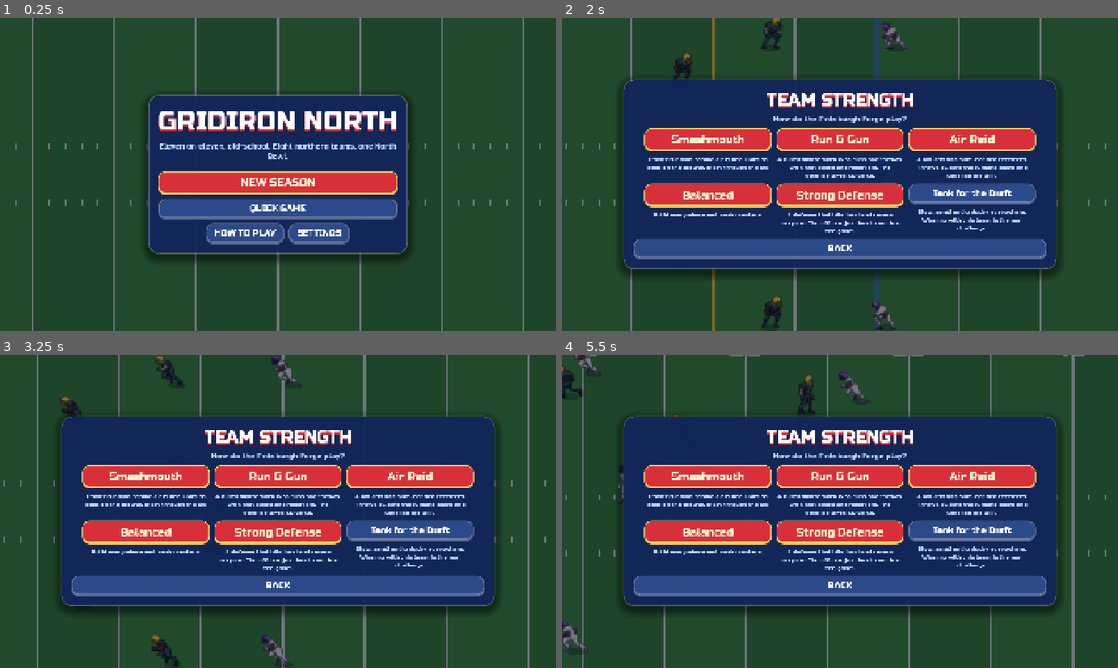
Above: before the commit, frames 1-4 (two rows, left to right).
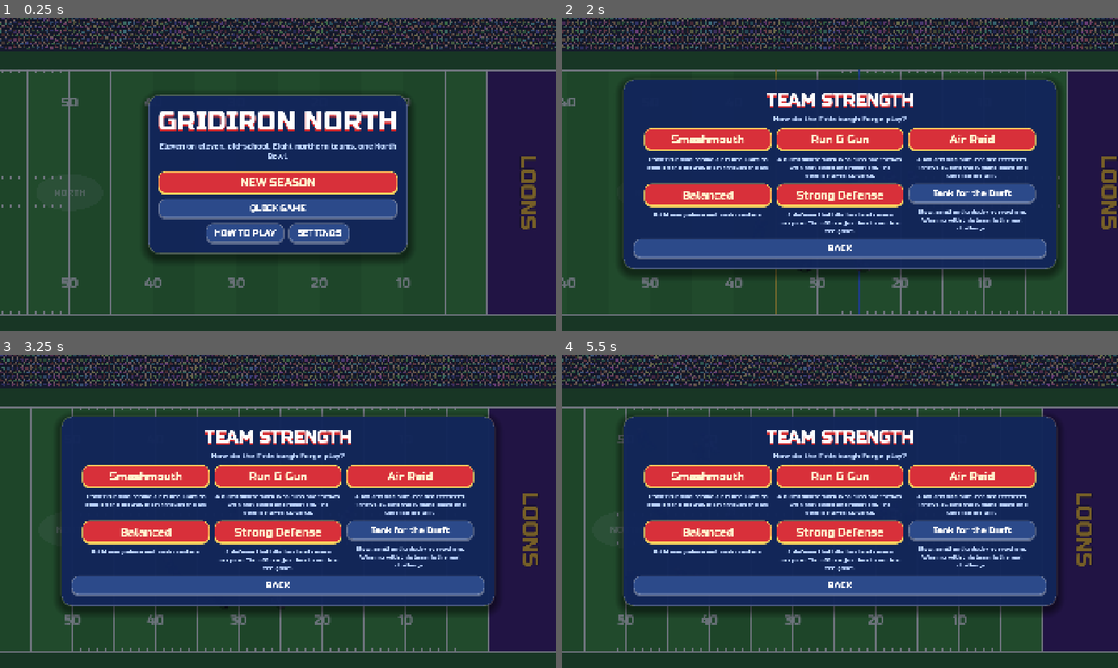
Above: after the commit, the same moments.

Repository: barnes1084/football
Game: Godot game, scene res://scenes/main.tscn
The game is run twice, just before and just after one commit, with the same random seed, the same clock (stepped at 60 frames per second) and the same inputs.
Inputs (mouse positions are in pixels of both pictures, inside the frame that each line leads up to):
- Up to frame 1 (0.25 s): no input
- Up to frame 2 (2 s): click "NEW SEASON" at 0.5 s; tap Enter at 1.25 s; move the mouse to (962, 158) at 1.27 s; hold D from 1.28 s (still down); tap P at 1.35 s; click (962, 158) at 1.42 s; tap Space at 1.52 s
- Up to frame 3 (3.25 s): release D at 2 s; drag from (166, 527) to (250, 574) at 2.02 s; move the mouse to (333, 442) at 2.77 s; hold D from 2.78 s (still down); tap Enter at 2.85 s
- Up to frame 4 (5.5 s): release D at 3.5 s; drag from (812, 574) to (673, 464) at 3.52 s; move the mouse to (1006, 558) at 4.27 s; hold A 4.28-5 s; tap Tab at 4.35 s; tap Space at 4.52 s; drag from (673, 464) to (756, 433) at 5.02 s

The runs differ from the first frame. In frame 1, 24% of the frame differs, in the area x 0-100%, y 0-100%; in frame 2, 21%; in frame 3, 23%; in frame 4, 23%.

Commit message:
Field view setting: zoom out to show both sidelines
The new "Field view" setting (a player setting) picks between:
- Whole field (the default): the zoom fits the field from sideline to
  sideline under the scoreboard, like the old games, and the camera only
  scrolls along the field;
- Zoomed in: the earlier view, with "Yards across the screen".

Also new: "Field tilt" (how flat the field looks) and a separate player
size for the whole-field view, drawn bigger than life.

Co-Authored-By: Claude Opus 5.5 <noreply@anthropic.com>
Claude-Session: https://claude.ai/code/session_01BJU6vHvAKtZH6NTjzje4Ra

Diff:
--- a/default_settings.cfg
+++ b/default_settings.cfg
@@ -61,10 +61,16 @@
 flickMin=18
 ; Switch to the defender nearest the ball ("never", "throw", "always")
 autoSwitch="throw"
-; Yards across the screen (18 to 60 yd)
+; Field view ("sidelines", "zoom"): whole field: zoomed out to show the field from sideline to sideline
+fieldView="sidelines"
+; Zoomed in: yards across the screen (18 to 60 yd)
 fieldZoom=34
-; Player size (0.3 to 1.5 ×)
+; Field tilt (0.35 to 1): how flat the field looks: lower is flatter (and fits more when zoomed out)
+fieldTilt=0.55
+; Player size (zoomed in) (0.3 to 1.5 ×)
 playerScale=0.62
+; Player size (whole field) (0.3 to 2 ×): players drawn bigger than life, like the old games
+playerScaleWide=0.85
 
 ; ---------- PLAYERS ----------
 ; Run speed (0.4 to 2 ×): everyone
--- a/scripts/field.gd
+++ b/scripts/field.gd
@@ -4,7 +4,6 @@
 class_name Field
 extends Node2D
 
-const SQ := 0.55  ## how flat the field looks (depth squash)
 const POSES_RUN := ["run1", "run2", "run3", "run4", "run5"]
 const POSES_CARRY := ["carry1", "burst", "carry2", "burst"]
 const SHADER := """
@@ -34,6 +33,13 @@
 var g: Game
 var view := Vector2(1920, 1080)
 var k := 56.0
+## How flat the field looks (depth squash): from the setting.
+var sq := 0.55
+## Room at the top of the screen kept for the scoreboard, in pixels.
+const TOP_PX := 140.0
+const BOTTOM_PX := 16.0
+## How much past each sideline the whole-field view shows, in yards.
+const SIDE_MARGIN := 2.5
 var cam := Vector2(50, 26.67)
 var aim = null  ## {from, to, rec, raw} while the person aims a throw
 var shake := 0.0
@@ -97,20 +103,34 @@
 
 func layout() -> void:
 	view = get_viewport_rect().size
-	k = view.x / Tune.v.fieldZoom
+	sq = Tune.v.fieldTilt
+	if whole_field():
+		# Zoom out until both sidelines fit under the scoreboard.
+		k = (view.y - TOP_PX - BOTTOM_PX) / ((Game.FIELD_W + SIDE_MARGIN * 2) * sq)
+	else:
+		k = view.x / Tune.v.fieldZoom
+
+
+## How big the players are drawn, for the current view.
+static func player_scale() -> float:
+	return Tune.v.playerScaleWide if Tune.v.fieldView == "sidelines" else Tune.v.playerScale
+
+
+func whole_field() -> bool:
+	return Tune.v.fieldView == "sidelines"
 
 
 func P(x: float, y: float, z := 0.0) -> Vector2:
-	return Vector2((x - cam.x) * k + view.x / 2, (y - cam.y) * k * SQ + view.y / 2 - z * k * 0.75)
+	return Vector2((x - cam.x) * k + view.x / 2, (y - cam.y) * k * sq + view.y / 2 - z * k * 0.75)
 
 
 func to_field(s: Vector2) -> Vector2:
-	return Vector2((s.x - view.x / 2) / k + cam.x, (s.y - view.y / 2) / (k * SQ) + cam.y)
+	return Vector2((s.x - view.x / 2) / k + cam.x, (s.y - view.y / 2) / (k * sq) + cam.y)
 
 
 ## A screen-space drag as a field direction (undoing the depth squash).
 func drag_to_field(d: Vector2) -> Vector2:
-	return Vector2(d.x, d.y / SQ) / k
+	return Vector2(d.x, d.y / sq) / k
 
 
 # ---------- Every frame ----------
@@ -147,10 +167,16 @@
 func _follow(dt: float) -> void:
 	var want := _focus()
 	var half_w := view.x / 2 / k
-	var half_h := view.y / 2 / (k * SQ)
+	var half_h := view.y / 2 / (k * sq)
 	want.x = clampf(want.x, -13.0 + half_w, 113.0 - half_w)
-	want.y = clampf(want.y, -9.0 + half_h, Game.FIELD_W + 4.0 - half_h) if half_h * 2 < Game.FIELD_W + 13 else Game.FIELD_W / 2 - 2.5
+	if whole_field():
+		# Both sidelines always in view: only scroll along the field.
+		want.y = -SIDE_MARGIN + (view.y / 2 - TOP_PX) / (k * sq)
+	else:
+		want.y = clampf(want.y, -9.0 + half_h, Game.FIELD_W + 4.0 - half_h) if half_h * 2 < Game.FIELD_W + 13 else Game.FIELD_W / 2 - 2.5
 	cam = cam.lerp(want, clampf(dt * 4.0, 0.0, 1.0))
+	if whole_field():
+		cam.y = want.y
 
 
 func _sync_players() -> void:
@@ -173,7 +199,7 @@
 			s.material = mat
 			actors.add_child(s)
 			sprites[p] = s
-	var sc: float = Tune.v.playerScale * k / 56.5
+	var sc: float = player_scale() * k / 56.5
 	for p in g.players:
 		var s: Sprite2D = sprites[p]
 		var pose := pose_for(p)
@@ -340,7 +366,7 @@
 			var pts := PackedVector2Array()
 			for j in 40:
 				var an := TAU * j / 40
-				pts.append(mid + Vector2(cos(an) * r, sin(an) * r * Field.SQ))
+				pts.append(mid + Vector2(cos(an) * r, sin(an) * r * f.sq))
 			draw_colored_polygon(pts, Color(1, 1, 1, 0.12))
 			f.text(self, "NORTH", mid, int(k * 1.1), Color(1, 1, 1, 0.5), 0)
 		# Line of scrimmage and the first-down line, before the snap.
@@ -359,7 +385,7 @@
 		var s: String = team.name.to_upper()
 		var size := int(k * 2.6)
 		var w: float = f.font.get_string_size(s, HORIZONTAL_ALIGNMENT_LEFT, -1, size).x
-		var max_w: float = Game.FIELD_W * k * Field.SQ * 0.85
+		var max_w: float = Game.FIELD_W * k * f.sq * 0.85
 		if w > max_w:
 			size = int(size * max_w / w)
 			w = max_w
@@ -401,7 +427,7 @@
 			var c: Vector2 = f.P(p.at.x, p.at.y)
 			if p == g.controlled:
 				var col := Color("#ffe03c")
-				var r := Vector2(k * 0.95, k * 0.95 * Field.SQ)
+				var r := Vector2(k * 0.95, k * 0.95 * f.sq)
 				var pts := PackedVector2Array()
 				for i in 33:
 					var a := TAU * i / 32
@@ -430,7 +456,7 @@
 			var pts := PackedVector2Array()
 			for i in 33:
 				var an := TAU * i / 32
-				pts.append(rc + Vector2(cos(an) * k * 0.8, sin(an) * k * 0.8 * Field.SQ))
+				pts.append(rc + Vector2(cos(an) * k * 0.8, sin(an) * k * 0.8 * f.sq))
 			draw_polyline(pts, col, maxf(3.0, k * 0.08))
 
 	func _ellipse(c: Vector2, r: Vector2, col: Color) -> void:
@@ -474,11 +500,11 @@
 		var c = g.controlled
 		if c != null and g.phase in ["presnap", "live"]:
 			var m := Field.meta("stand")
-			var head: Vector2 = f.P(c.at.x, c.at.y) - Vector2(0, (m.foot[1] - m.top) * Tune.v.playerScale * k / 56.5 + k * 0.5)
-			var s := k * 0.35
+			var head: Vector2 = f.P(c.at.x, c.at.y) - Vector2(0, (m.foot[1] - m.top) * Field.player_scale() * k / 56.5 + k * 0.5)
+			var s := maxf(k * 0.35, 12.0)
 			draw_colored_polygon(PackedVector2Array([head + Vector2(-s, -s), head + Vector2(s, -s), head + Vector2(0, s * 0.4)]), Color("#ffe03c"))
-			f.text(self, str(c.num), head - Vector2(0, s * 1.6), int(k * 0.55), Color.WHITE, 6)
+			f.text(self, str(c.num), head - Vector2(0, maxf(s, 12.0) * 1.6), maxi(22, int(k * 0.55)), Color.WHITE, 6)
 		# Receivers' numbers while you aim.
 		if f.aim != null and f.aim.rec != null:
 			var r = f.aim.rec
-			f.text(self, str(r.num), f.P(r.at.x, r.at.y) - Vector2(0, k * 2.8), int(k * 0.55), Color("#40ff70"), 6)
+			f.text(self, str(r.num), f.P(r.at.x, r.at.y) - Vector2(0, k * 2.8), maxi(22, int(k * 0.55)), Color("#40ff70"), 6)
--- a/scripts/tune.gd
+++ b/scripts/tune.gd
@@ -33,8 +33,11 @@
 	{key = "aimDots", label = "Throw preview dots", min = 0, max = 40, step = 1, def = 14, note = "0 = no preview"},
 	{key = "flickMin", label = "Flick length for a juke or dive", min = 5, max = 80, step = 1, def = 18, unit = "px"},
 	{key = "autoSwitch", label = "Switch to the defender nearest the ball", type = "choice", def = "throw", options = {"never": "Never", "throw": "When the ball is thrown", "always": "On every catch or handoff too"}},
-	{key = "fieldZoom", label = "Yards across the screen", min = 18, max = 60, step = 1, def = 34, unit = "yd"},
-	{key = "playerScale", label = "Player size", min = 0.3, max = 1.5, step = 0.01, def = 0.62, unit = "×"},
+	{key = "fieldView", label = "Field view", type = "choice", def = "sidelines", options = {"sidelines": "Whole field (both sidelines)", "zoom": "Zoomed in"}, note = "whole field: zoomed out to show the field from sideline to sideline"},
+	{key = "fieldZoom", label = "Zoomed in: yards across the screen", min = 18, max = 60, step = 1, def = 34, unit = "yd"},
+	{key = "fieldTilt", label = "Field tilt", min = 0.35, max = 1, step = 0.01, def = 0.55, note = "how flat the field looks: lower is flatter (and fits more when zoomed out)"},
+	{key = "playerScale", label = "Player size (zoomed in)", min = 0.3, max = 1.5, step = 0.01, def = 0.62, unit = "×"},
+	{key = "playerScaleWide", label = "Player size (whole field)", min = 0.3, max = 2, step = 0.01, def = 0.85, unit = "×", note = "players drawn bigger than life, like the old games"},
 	{group = "PLAYERS"},
 	{key = "runSpeed", label = "Run speed", min = 0.4, max = 2, step = 0.05, def = 1, unit = "×", note = "everyone"},
 	{key = "accel", label = "Acceleration", min = 4, max = 60, step = 1, def = 20, unit = "yd/s²"},
@@ -87,7 +90,7 @@
 ## always on in the sideload APK (export feature "dev_build"), never in the
 ## store builds ("play_store", "app_store"), and toggled by tapping the title 7 times
 ## anywhere else (the editor, desktop).
-const PLAYER_KEYS := ["difficulty", "quarterMinutes", "sfxVolume", "musicVolume", "crowdVolume", "vibrate", "shake", "swapSides", "stickSize", "autoSwitch", "fieldZoom"]
+const PLAYER_KEYS := ["difficulty", "quarterMinutes", "sfxVolume", "musicVolume", "crowdVolume", "vibrate", "shake", "swapSides", "stickSize", "autoSwitch", "fieldView", "fieldZoom"]
 
 ## Developer mode: every setting is shown and saved changes to them apply.
 static var dev := false
